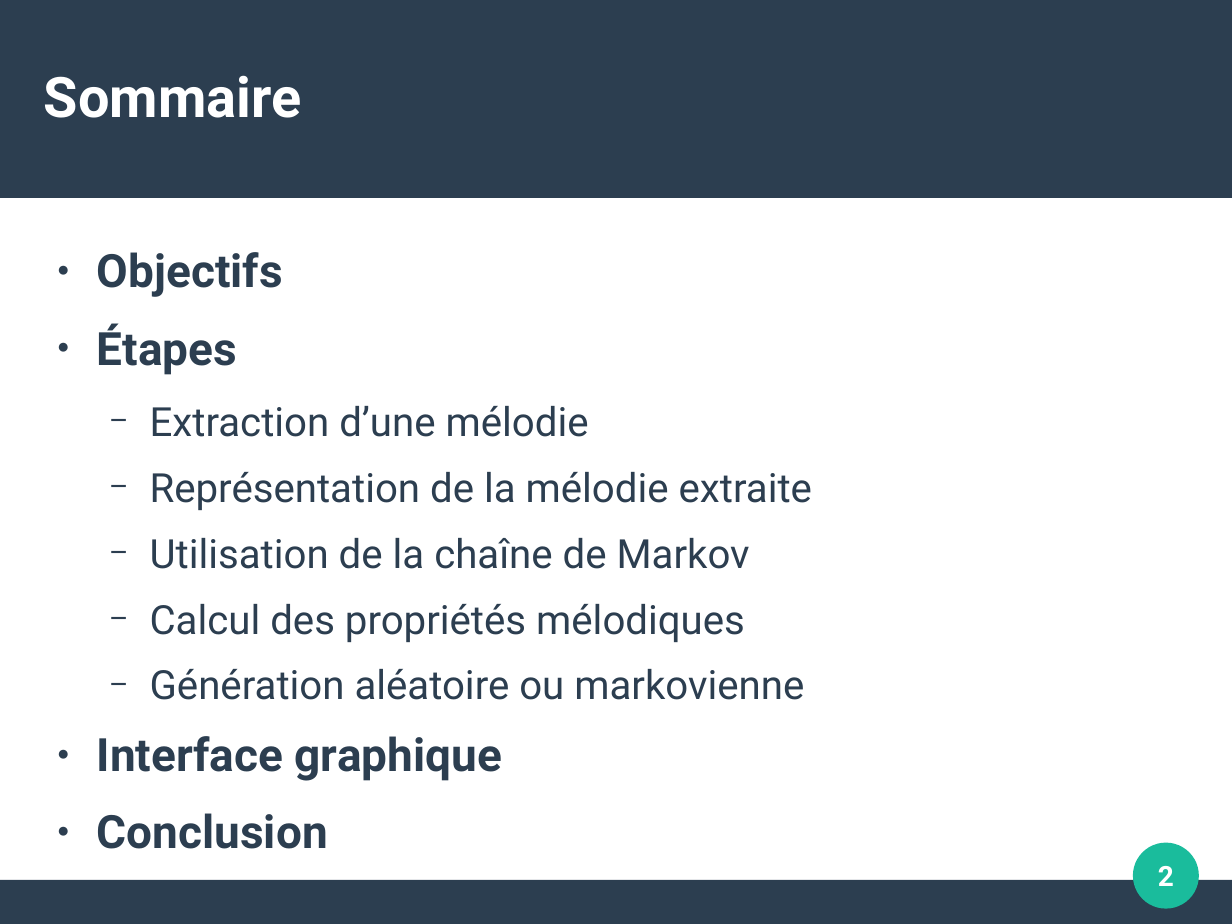
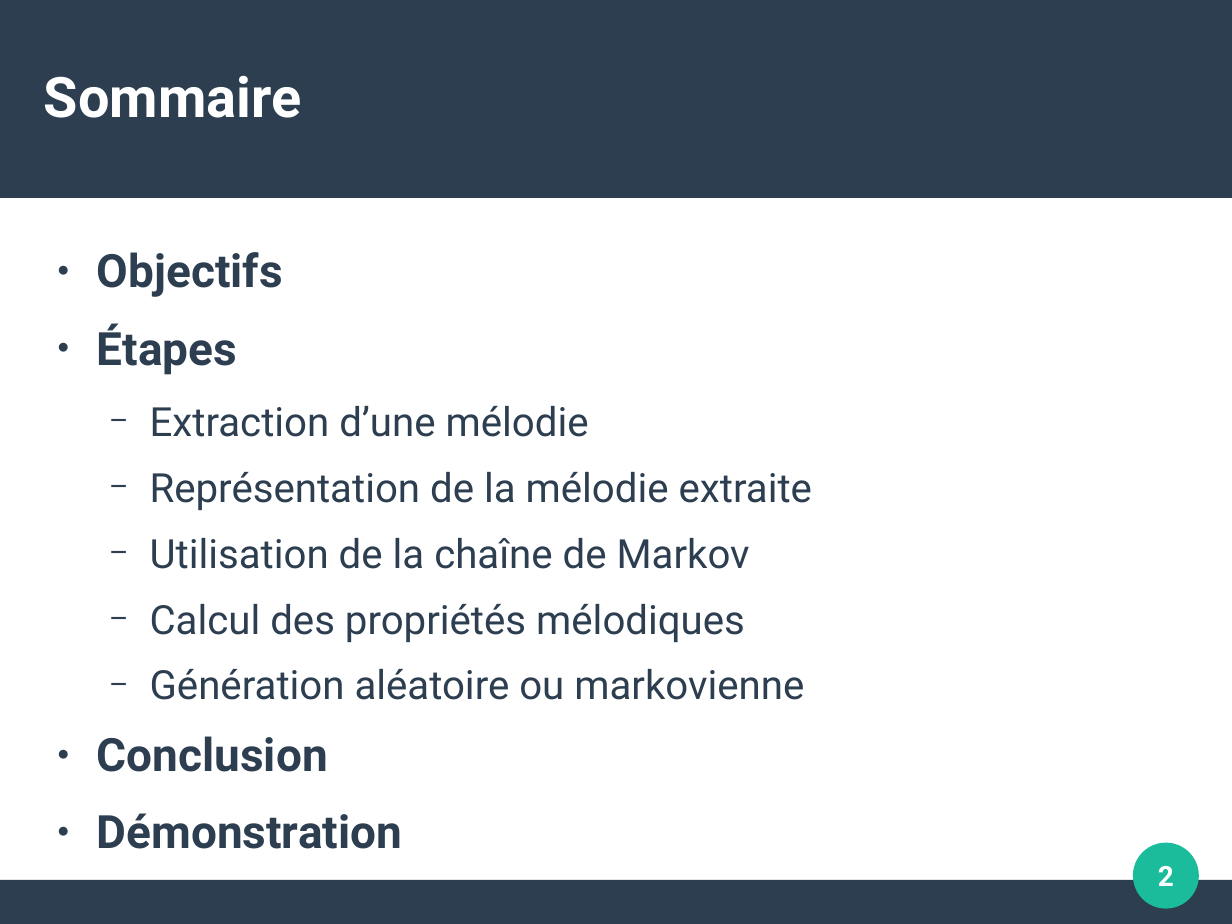
Before and after one commit to ThibautRoperch/ImproMusicale, a slide deck: slide 2 of Soutenance - Diapo.odp. Drawn at 1232x924 pixels with LibreOffice and Linux fonts; fonts in the diff are those of the drawing. Boxes give left, top, right and bottom in pixels: in the first picture for what was removed or moved away, otherwise in the second. Text is boxed around its words. In the diff, an @@ line names an element or a change of style, - is before the commit and + after.

```diff
--- a/Soutenance - Diapo.odp
+++ b/Soutenance - Diapo.odp
@@ text at bbox=[97, 736, 502, 781]: paragraph removed @@
-● Interface graphique
@@ text at bbox=[97, 813, 402, 849]: paragraph added @@
+● Démonstration
```
Also in this commit, not shown: 10 other slides changed, 18 slides added, 28 other files.
